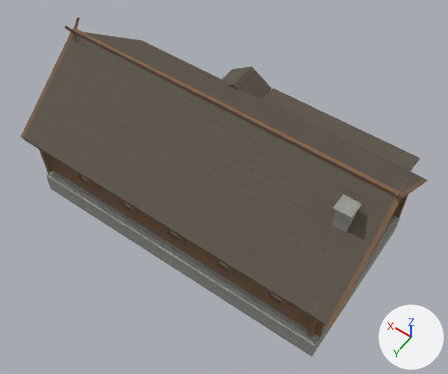
Renders of the glTF model assets/buildings/forest-city-v1/k01.glb from each side of a commit.
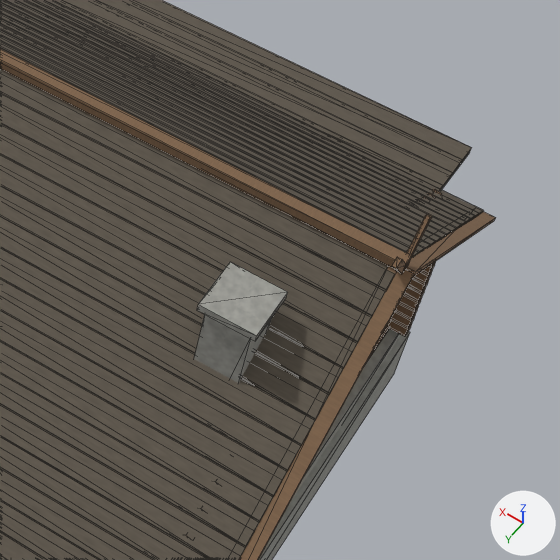
There are two pictures of each version: one whole from a camera (50 mm lens) standing at (-14.5, 19.7, 32.4) and looking at (-1.0, 0.8, 2.8), one close up on the part from 60% to 100% of the width and 30% to 77% of the height. The axes (+X, +Y, +Z) are drawn at lower right. The lights are the same throughout. The older version's two pictures come first. The close-ups show mesh edges as thin lines. Where no turn or scale is listed for an object, it has been applied to the vertices.

Objects in the first close-up: 'K01_chimney', 'K01_foundation', 'K01_frame', 'K01_roof', 'K01_shell' and 2 more.
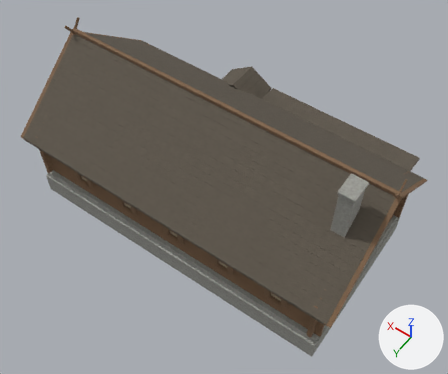
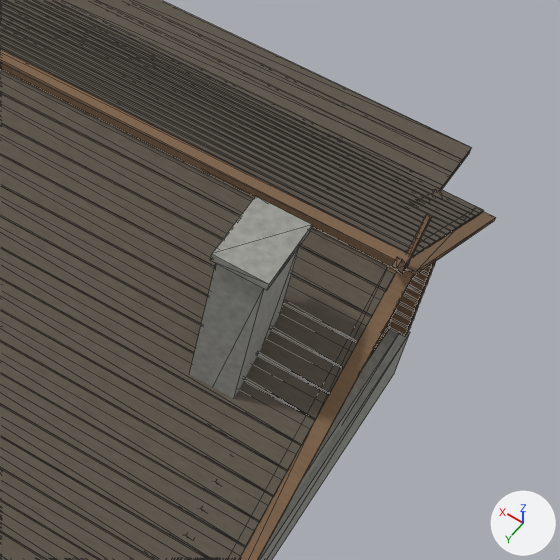
What differs and where, as boxes (x1, y1, x2, y2) in the close-ups (560 x 560 px):
'K01_flue', added: after (189, 196, 312, 398)
'K01_chimney', deleted: before (194, 262, 288, 383)

The change in detail:
Mesh me_k01_flue is new.
It consists of a box spanning x -9.45..-8.65, y 1.2..2.4, z 3.2..9.6; a box spanning x -9.52..-8.58, y 1.13..2.47, z 9.6..9.75.
It uses material mat_forest_stone (picture img_forest_stone).
Object 'K01_chimney' (ob_k01_chimney) is deleted.
Object 'K01_flue' (ob_k01_flue) is new; it shows me_k01_flue.
Its location is (0.0, 0.0, 0.0).
